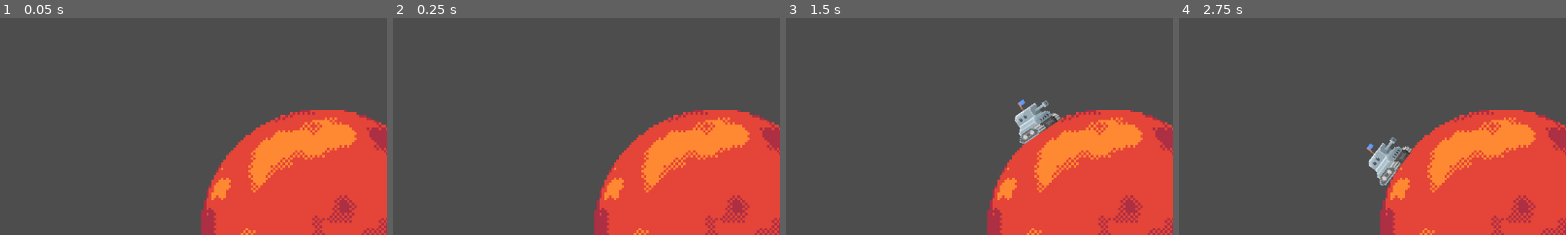
Above: before the commit, frames 1-4 (left to right).
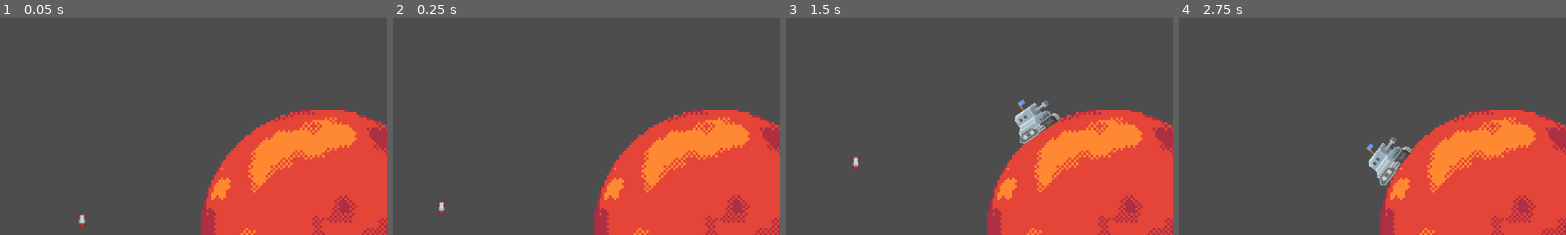
Above: after the commit, the same moments.

Repository: koh-jx/Mutually-Assured-Destruction
Game: Godot game, scene res://main.tscn
Two runs of this game, one before a commit and one after it. Both use one fixed random seed, a clock stepped at 60 frames per second and the inputs below.
Inputs:
- Up to frame 1 (0.05 s): no input
- Up to frame 2 (0.25 s): no input
- Up to frame 3 (1.5 s): hold Up (ui_up) 0.53-1.28 s; hold Right (ui_right) from 0.53 s (still down); tap Up (ui_up) at 1.35 s
- Up to frame 4 (2.75 s): tap Up (ui_up) at 1.52, 1.82 s; release Right (ui_right) at 2.03 s; hold Left (ui_left) from 2.03 s (still down); hold Up (ui_up) from 2.03 s (still down)
The pictures show only the part of the screen within x 9-58%, y 2-52%; the shares and areas given below are measured in that part.

The runs differ from the first frame. In frame 1, 0.1% of the frame differs, in the area x 19-23%, y 90-97%; in frame 2, 0.1%; in frame 3, 0.1%; in frame 4, nothing differs.

Commit message:
add missle implementation

Diff:
--- a/main.tscn
+++ b/main.tscn
@@ -1,7 +1,8 @@
-[gd_scene load_steps=3 format=3 uid="uid://xrtif2i01nv1"]
+[gd_scene load_steps=4 format=3 uid="uid://xrtif2i01nv1"]
 
 [ext_resource type="PackedScene" uid="uid://brdddejb8fhux" path="res://scenes/planet/planet.tscn" id="1_a4eky"]
 [ext_resource type="PackedScene" uid="uid://bplqa05epao2n" path="res://scenes/entity/player/player.tscn" id="2_mevgc"]
+[ext_resource type="PackedScene" uid="uid://ds75805t6sn0f" path="res://scenes/entity/Projectiles/missle.tscn" id="3_p7w3i"]
 
 [node name="Main" type="Node2D"]
 
@@ -9,3 +10,6 @@
 position = Vector2(578, 337)
 
 [node name="Player" parent="." instance=ExtResource("2_mevgc")]
+
+[node name="Missle" parent="." instance=ExtResource("3_p7w3i")]
+position = Vector2(230, 322)
--- /dev/null
+++ b/scenes/entity/Projectiles/missle.gd
@@ -0,0 +1,17 @@
+extends "res://scenes/entity/Projectiles/projectile.gd"
+
+@export var thrust = Vector2(-300,-100)
+
+func _ready():
+	# TODO account for direction of shot by rotating initial_thrust
+	linear_velocity = thrust
+
+func _integrate_forces(state):
+	super._integrate_forces(state)
+
+func _on_body_entered(body):
+	queue_free()
+
+func _on_hitbox_body_entered(body):
+	# TODO Damage entity
+	queue_free()
--- /dev/null
+++ b/scenes/entity/Projectiles/missle.tscn
@@ -0,0 +1,33 @@
+[gd_scene load_steps=4 format=3 uid="uid://ds75805t6sn0f"]
+
+[ext_resource type="Script" path="res://scenes/entity/Projectiles/missle.gd" id="1_cr8no"]
+[ext_resource type="Texture2D" uid="uid://droxdbr0d6ux0" path="res://assets/projectiles/spaceMissiles_018.png" id="2_nchm7"]
+
+[sub_resource type="RectangleShape2D" id="RectangleShape2D_oiine"]
+size = Vector2(10, 20)
+
+[node name="Missle" type="RigidBody2D"]
+collision_layer = 11
+collision_mask = 9
+gravity_scale = 0.0
+max_contacts_reported = 1
+contact_monitor = true
+script = ExtResource("1_cr8no")
+
+[node name="CollisionShape2D" type="CollisionShape2D" parent="."]
+shape = SubResource("RectangleShape2D_oiine")
+
+[node name="Sprite2D" type="Sprite2D" parent="."]
+rotation = -3.14159
+scale = Vector2(0.761611, 0.571208)
+texture = ExtResource("2_nchm7")
+
+[node name="Hitbox" type="Area2D" parent="."]
+collision_layer = 4
+collision_mask = 4
+
+[node name="CollisionShape2D" type="CollisionShape2D" parent="Hitbox"]
+shape = SubResource("RectangleShape2D_oiine")
+
+[connection signal="body_entered" from="." to="." method="_on_body_entered"]
+[connection signal="body_entered" from="Hitbox" to="." method="_on_hitbox_body_entered"]
--- /dev/null
+++ b/scenes/entity/Projectiles/projectile.gd
@@ -0,0 +1,29 @@
+extends RigidBody2D
+
+var gravity_force = Vector2()
+
+# Handle effect of gravity on RigidBody
+func _integrate_forces(state):
+	var delta = state.get_step()
+	state.apply_force(gravity_force * delta)
+
+func _handle_rotation(state):
+	# TODO
+	pass
+
+# EXAMPLE
+# ------------
+#var thrust = Vector2(0, -250)
+#var torque = 20000
+#
+#func _integrate_forces(state):
+	#if Input.is_action_pressed("ui_up"):
+		#state.apply_force(thrust.rotated(rotation))
+	#else:
+		#state.apply_force(Vector2())
+	#var rotation_direction = 0
+	#if Input.is_action_pressed("ui_right"):
+		#rotation_direction += 1
+	#if Input.is_action_pressed("ui_left"):
+		#rotation_direction -= 1
+	#state.apply_torque(rotation_direction * torque)
--- /dev/null
+++ b/scenes/entity/Projectiles/projectile.tscn
@@ -0,0 +1,18 @@
+[gd_scene load_steps=3 format=3 uid="uid://bbb20rw05yyww"]
+
+[ext_resource type="Script" path="res://scenes/entity/Projectiles/projectile.gd" id="1_wfpcx"]
+
+[sub_resource type="RectangleShape2D" id="RectangleShape2D_75jqu"]
+
+[node name="Projectile" type="RigidBody2D"]
+collision_layer = 15
+collision_mask = 13
+gravity_scale = -8.0
+script = ExtResource("1_wfpcx")
+
+[node name="CollisionShape2D" type="CollisionShape2D" parent="."]
+shape = SubResource("RectangleShape2D_75jqu")
+
+[node name="Sprite2D" type="Sprite2D" parent="."]
+
+[connection signal="body_entered" from="." to="." method="_on_body_entered"]
--- a/scenes/planet/gravity.gd
+++ b/scenes/planet/gravity.gd
@@ -1,6 +1,7 @@
 extends Area2D
 
 const Entity = preload("res://scenes/entity/entity.gd")
+const Projectile = preload("res://scenes/entity/Projectiles/projectile.gd")
 var GRAVITY = 9810000
 var body_list = []
 
@@ -14,11 +15,19 @@
 func _physics_process(delta):
 	for body in body_list:
 		var entity := body as Entity
-		if not entity:
-			return
+		var projectile := body as Projectile
+		if entity:
+			_affect_entity(entity)
+		elif projectile:
+			_affect_projectile(projectile)
 
-		var pos_diff = global_position - entity.global_position
-		var dist = global_position.distance_to(entity.global_position)
-		var pull_force = pos_diff.normalized() / dist * GRAVITY
+func calculate_pull_force(body):
+	var pos_diff = global_position - body.global_position
+	var dist = global_position.distance_to(body.global_position)
+	return pos_diff.normalized() / dist * GRAVITY
 
-		entity.gravity = pull_force
+func _affect_entity(entity):
+	entity.gravity = calculate_pull_force(entity)
+
+func _affect_projectile(projectile):
+	projectile.gravity_force = calculate_pull_force(projectile)
--- a/scenes/planet/planet.tscn
+++ b/scenes/planet/planet.tscn
@@ -9,7 +9,6 @@
 
 [node name="Planet" type="StaticBody2D"]
 scale = Vector2(18.598, 18.598)
-collision_mask = 0
 script = ExtResource("1_b712v")
 
 [node name="PlanetSprite" type="Sprite2D" parent="."]
Binary file added: assets/projectiles/spaceMissiles_001.png
Not shown, added: assets/projectiles/spaceMissiles_001.png.import
Binary file added: assets/projectiles/spaceMissiles_002.png
Not shown, added: assets/projectiles/spaceMissiles_002.png.import
Binary file added: assets/projectiles/spaceMissiles_003.png
Not shown, added: assets/projectiles/spaceMissiles_003.png.import
Binary file added: assets/projectiles/spaceMissiles_004.png
Not shown, added: assets/projectiles/spaceMissiles_004.png.import
Binary file added: assets/projectiles/spaceMissiles_005.png
Not shown, added: assets/projectiles/spaceMissiles_005.png.import
Binary file added: assets/projectiles/spaceMissiles_006.png
Not shown, added: assets/projectiles/spaceMissiles_006.png.import
(and 69 more such lines)
